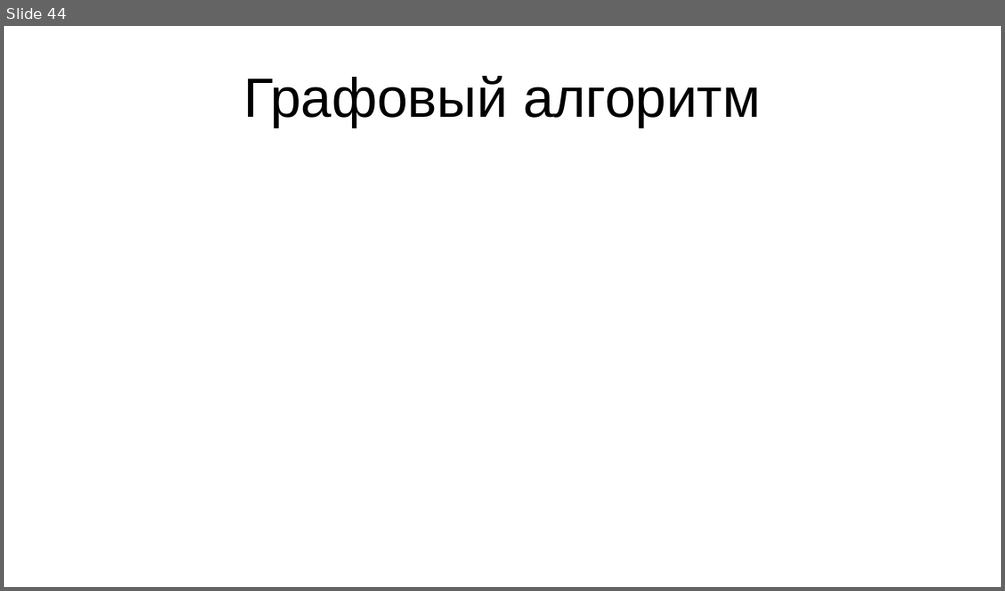
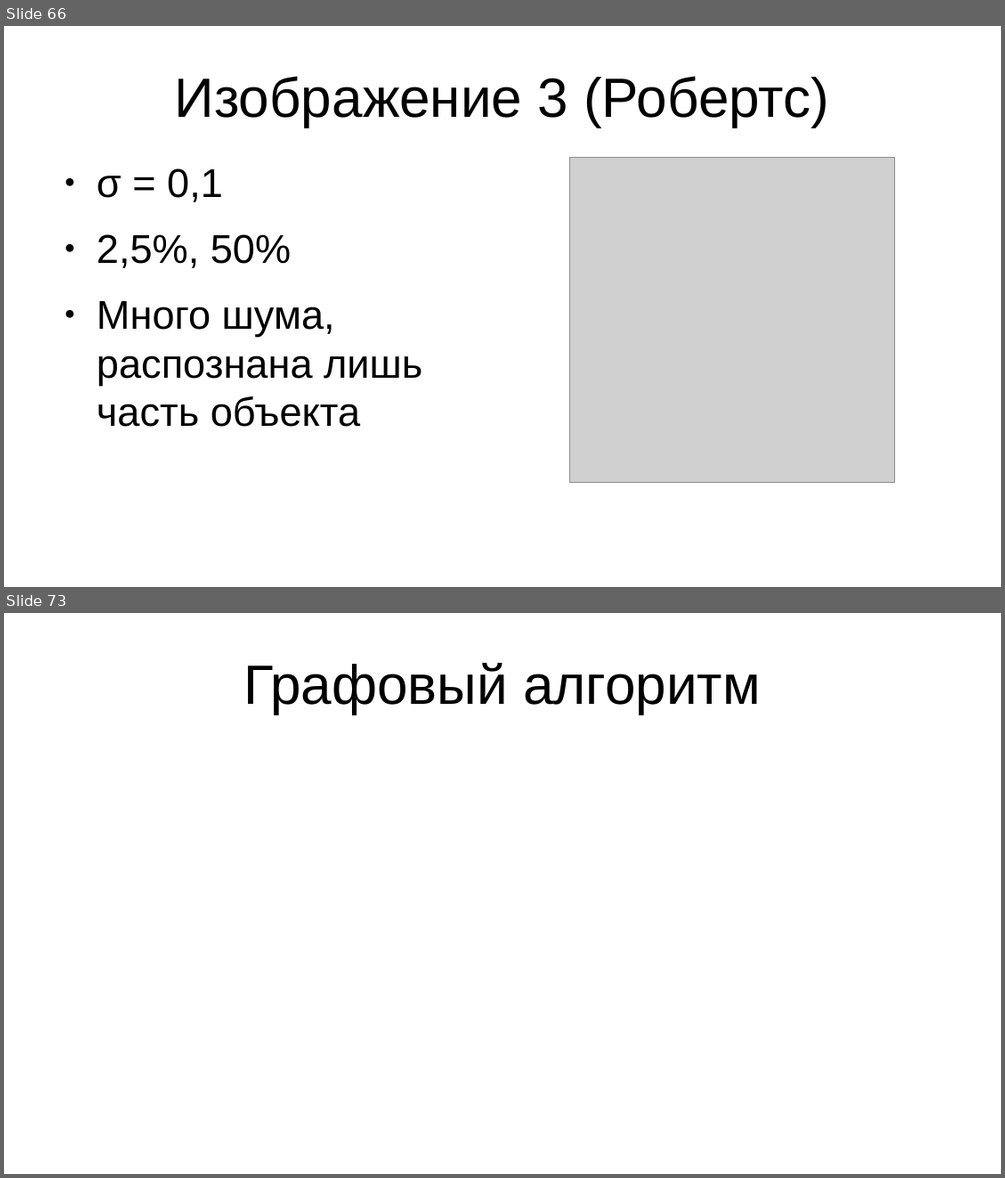
Before and after one commit to AlexeyVorobyev/media-moment-iz-second, a slide deck: report/pres.odp. Shown one above the other, each under a label of ours: slide 44 before the commit, slides 66 and 73 after it; the slides between them are not shown. The pictures are 1005x591 and 1005x1178 pixels, drawn with LibreOffice and Linux fonts; fonts in the diff are those of the drawing; grey boxes stand for pictures. Boxes give left, top, right and bottom in pixels: in the first picture for what was removed or moved away, otherwise in the second. Text is boxed around its words. In the diff, an @@ line names an element or a change of style, - is before the commit and + after.

Commit message:
Презентация: добавлено тестирование Оператора Робертса

```diff
--- a/report/pres.odp
+++ b/report/pres.odp
@@ slide 66 added at (x1=4, y1=26, x2=1001, y2=587), background #FFFFFF @@
@@ title added at (x1=175, y1=76, x2=829, y2=127), 44 pt, text #000000 @@
+Изображение 3 (Робертс)
@@ picture added at (x1=570, y1=157, x2=896, y2=483) @@
@@ text added at (x1=97, y1=168, x2=422, y2=426), 32 pt, text #000000 @@
+● σ = 0,1
+● 2,5%, 50%
+● Много шума, распознана лишь часть объекта
@@ what was slide 44 is now slide 73 @@
```
Also in this commit, not shown: 27 slides changed, 28 other slides added.
